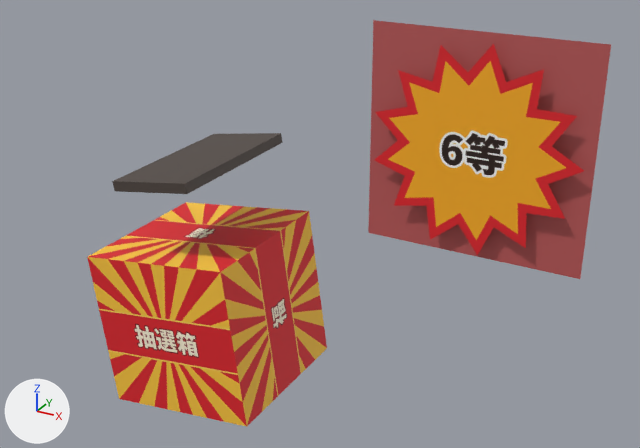
The glTF model public/presets/box/box_6tou_3d.glb as it was, and as the next commit left it.
Both versions are drawn from a 50 mm lens placed at (1.518, -2.049, 1.393), pointed at (0.488, -0.176, 0.457). Lighting does not change. The marker at lower left points along +X, +Y and +Z. The picture after the commit comes second. Vertices at exactly the same position are counted once.

In view in the first picture: 'badge_6等', 'box_body', 'box_slot'.
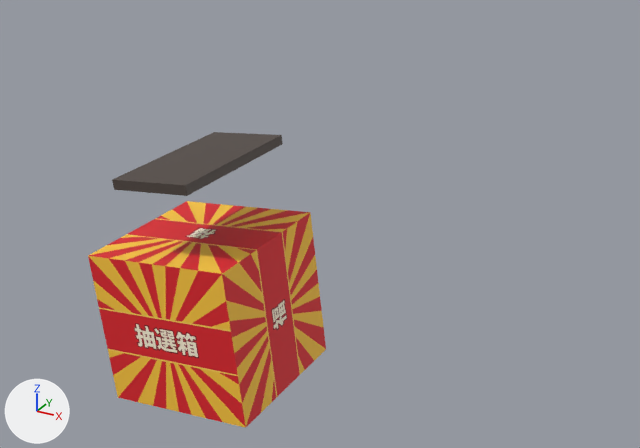
Where the newer file only moved an object's origin or applied its transform, the numbers keep the older frame.

The change, as JSON lines over the scene's bpy script:
```json
{"block": "me_plane_005", "where": "# used by ob_badge_6等; location = (0.85, -0.06, 0.68)"}
{"op": "remove", "block": "me_plane_005", "code": "me_plane_005.from_pydata(...)  # 8 vertices, 12 faces; spans x -0.29..0.29, y 0.0..0.03, z -0.29..0.29"}
{"op": "add", "block": "me_plane_005", "code": "me_plane_005.from_pydata(...)  # 8 vertices, 12 faces; spans x -0.85, y -0.72, z -0.56"}
{"block": "me_plane_005", "change": "me_plane_005 part 1: the whole mesh is scaled about its middle by (0.00164, 0.00117, 0.00164), then moved by (-0.85, -0.735, -0.56)"}
{"op": "set", "path": "ob_box_body.rotation_euler", "old": "(0.0, -0.136, 0.0)", "new": "(0.0, -0.118, 0.0)", "note": "degrees (0, -7.8, 0) -> degrees (0, -6.8, 0)"}
{"op": "set", "path": "ob_box_slot.rotation_euler", "old": "(0.0, -0.157, 0.0)", "new": "(0.0, -0.118, 0.0)", "note": "degrees (0, -9, 0) -> degrees (0, -6.8, 0)"}
```

Boxes [x1, y1, x2, y2] around the edits, measured in the pictures (640 x 448 px):
```json
{"object": "badge_6等", "change": "moved, rescaled", "before": [368, 20, 611, 279], "on screen": "not visible afterwards"}
{"object": "box_body", "change": "turned", "before": [87, 202, 327, 427], "after": [88, 201, 326, 428]}
{"object": "box_slot", "change": "turned", "before": [112, 133, 283, 194], "after": [112, 132, 283, 196]}
```
